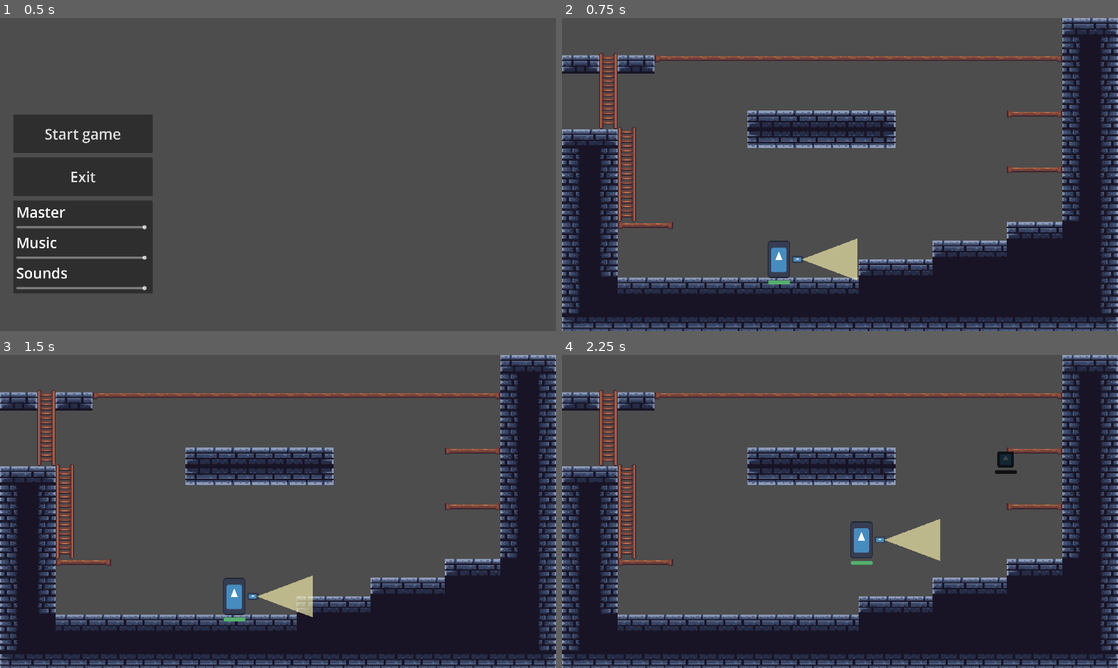
Above: before the commit, frames 1-4 (two rows, left to right).
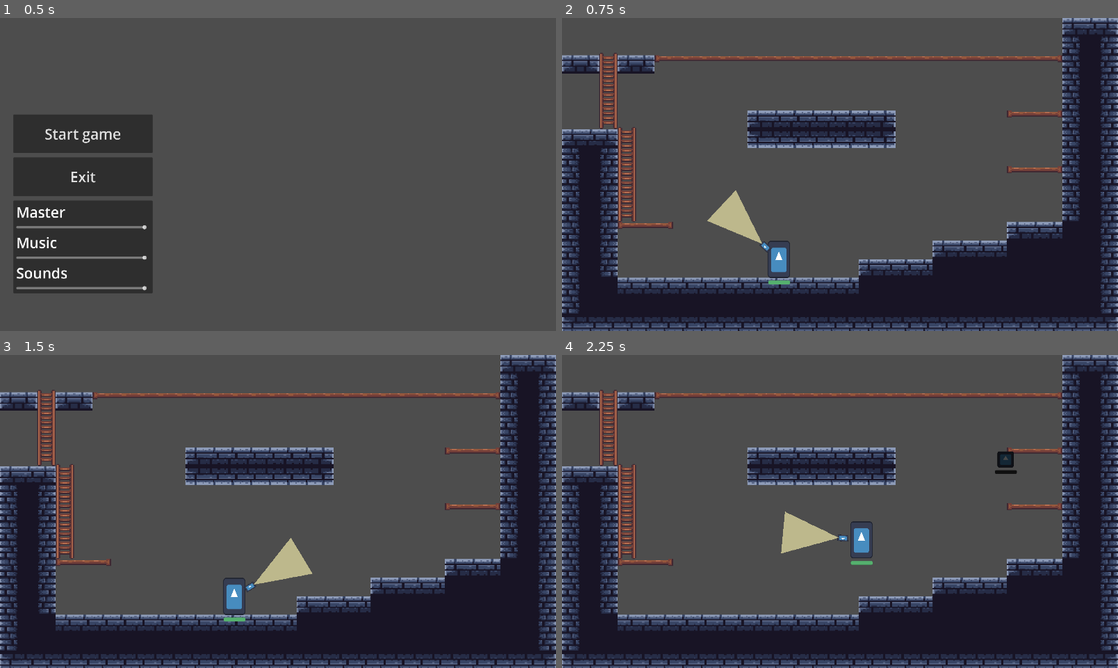
Above: after the commit, the same moments.

Repository: CorpsThese/Thunder-on-the-lighthouse
Game: Godot game, scene res://scenes/main_menu.tscn
Same seed, same stepped clock (60 frames per second), same inputs: the game is played once before the commit and once after it. The project has no main scene, so this scene is started directly. The engine's default icon, where the game draws it, is replaced by a stand-in: a white triangle on a blue panel in a dark square.
Inputs (mouse positions are in pixels of both pictures, inside the frame that each line leads up to):
- Up to frame 1 (0.5 s): no input
- Up to frame 2 (0.75 s): click "Start game" at 0.5 s
- Up to frame 3 (1.5 s): tap Enter at 1.25 s; move the mouse to (400, 495) at 1.27 s; hold D (move_right) from 1.28 s (still down)
- Up to frame 4 (2.25 s): keep holding D (move_right); tap Space (jump) at 1.52 s; move the mouse to (728, 527) at 2.02 s

Frame 1 is identical in both runs. In frame 2, 1.4% of the frame differs, in the area x 26-54%, y 55-84%; in frame 3, 1.4%, in the area x 43-57%, y 58-84%; in frame 4, 1.4%.

Commit message:
Torchlight look at mouse

Diff:
--- a/scripts/child.gd
+++ b/scripts/child.gd
@@ -38,6 +38,7 @@
 		velocity.x = move_toward(velocity.x, 0, SPEED)
 	move_and_slide()
 
+	torchlight.look_at(get_global_mouse_position())
 	if direction < 0.0:
 		child_sprite.flip_h = true
 		#torchlight.rotation_degrees = 180
